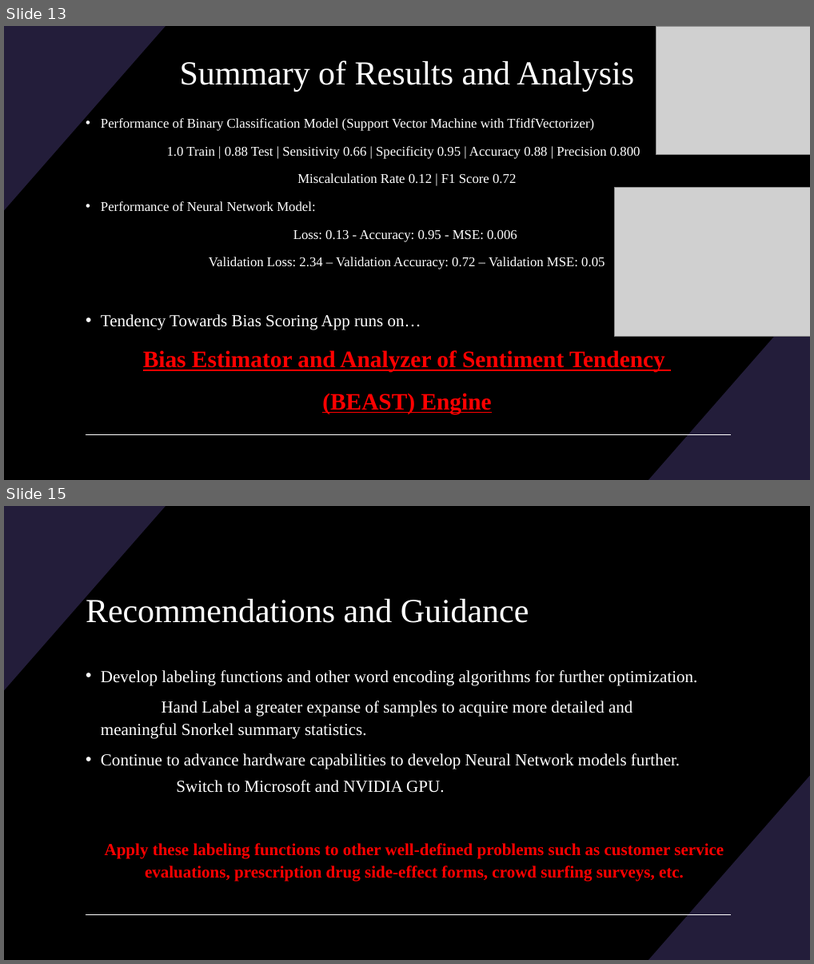
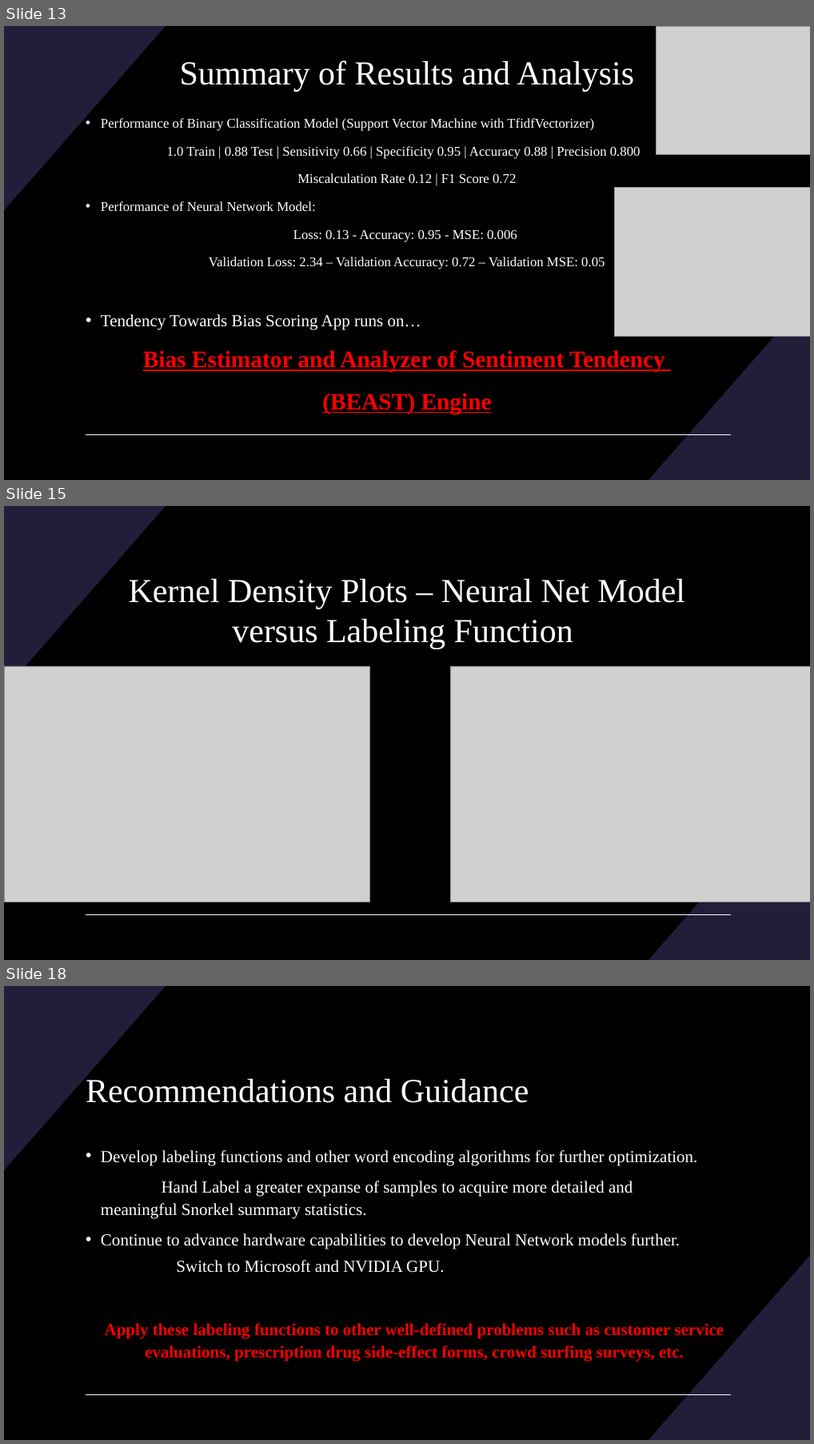
Before and after one commit to BenjaminRocco/Capstone_Project, a slide deck: Capstone_Presentation.pptx. Shown one above the other, each under a label of ours: slides 13 and 15 before the commit, slides 13, 15 and 18 after it; the slides between them are not shown. The pictures are 814x964 and 814x1444 pixels, drawn with LibreOffice and Linux fonts; fonts in the diff are those of the drawing; grey boxes stand for pictures. Boxes give left, top, right and bottom in pixels: in the first picture for what was removed or moved away, otherwise in the second. Text is boxed around its words. In the diff, an @@ line names an element or a change of style, - is before the commit and + after.

```diff
--- a/Capstone_Presentation.pptx
+++ b/Capstone_Presentation.pptx
@@ slide 15 added at (4,506,810,960), background #000000; not listed: 3 template elements that a slide beside it also shows @@
@@ title added at (129,579,686,648), 40 pt, text #FFFFFF @@
+Kernel Density Plots – Neural Net Model versus Labeling Function
@@ picture added at (4,666,370,902) @@
@@ picture added at (451,666,810,902) @@
@@ what was slide 15 is now slide 18 @@
```
Also in this commit, not shown: 1 slide changed, 2 other slides added, 2 other files.
